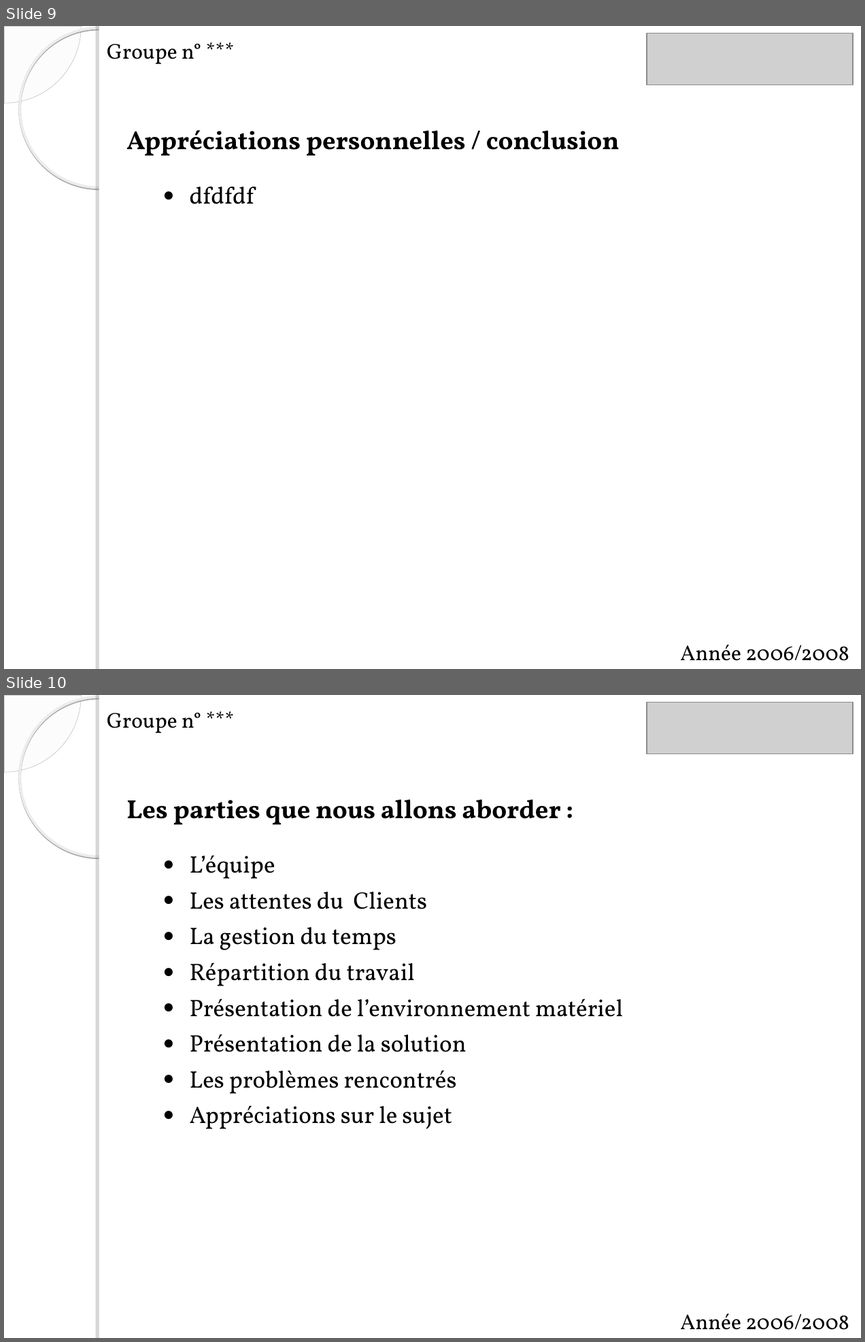
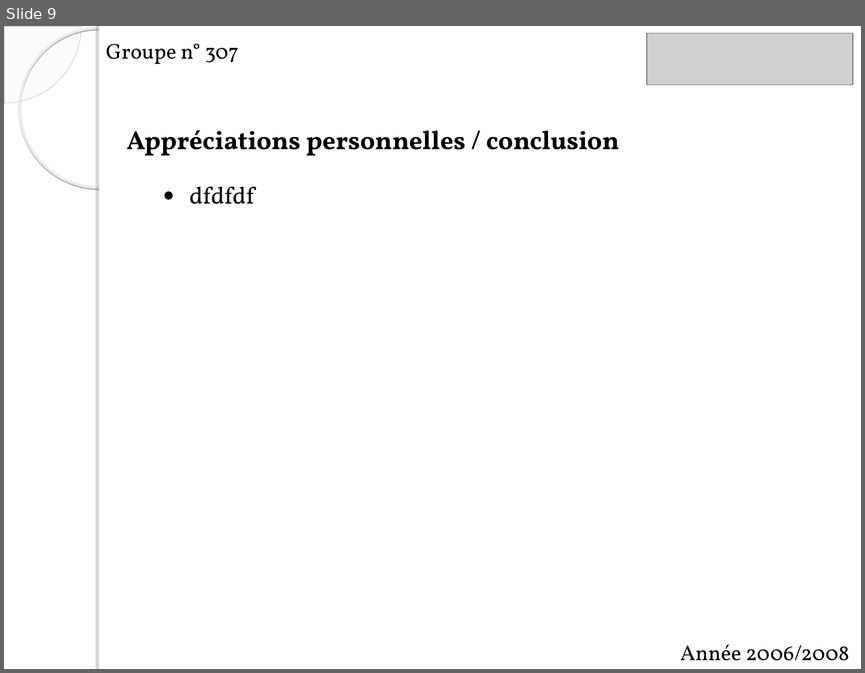
Before and after one commit to itsChris/abyss-project, a slide deck: ABYSS/doc/soutenance skar.ppt. Shown one above the other, each under a label of ours: slides 9 and 10 before the commit, slide 9 after it. The pictures are 865x1342 and 865x673 pixels, drawn with LibreOffice and Linux fonts; fonts in the diff are those of the drawing; grey boxes stand for pictures; background and template pictures are left out. Boxes give left, top, right and bottom in pixels: in the first picture for what was removed or moved away, otherwise in the second. Text is boxed around its words. In the diff, an @@ line names an element or a change of style, - is before the commit and + after.

```diff
--- a/ABYSS/doc/soutenance skar.ppt
+++ b/ABYSS/doc/soutenance skar.ppt
@@ slide 10 removed at (4,695,861,1338), background picture (left out); not listed: 4 template elements that a slide beside it also shows @@
@@ text removed at (107,713,201,733) @@
-Groupe n° ***
@@ picture removed at (647,702,852,754) @@
@@ text removed at (126,799,560,825) @@
-Les parties que nous allons aborder :
@@ text removed at (190,855,623,1129) @@
-● L’équipe
-● Les attentes du Clients
-● La gestion du temps
-● Répartition du travail
-● Présentation de l’environnement matériel
-● Présentation de la solution
-● Les problèmes rencontrés
-● Appréciations sur le sujet
@@ text removed at (680,1313,849,1329) @@
-Année 2006/2008
@@ slide 9 changed as well @@
@@ text at (106,44,239,64): text changed @@
-Groupe n° ***
+Groupe n° 307
```
Also in this commit, not shown: 6 other slides changed, 2 slides added, 5 other slides removed, 4 other files.
